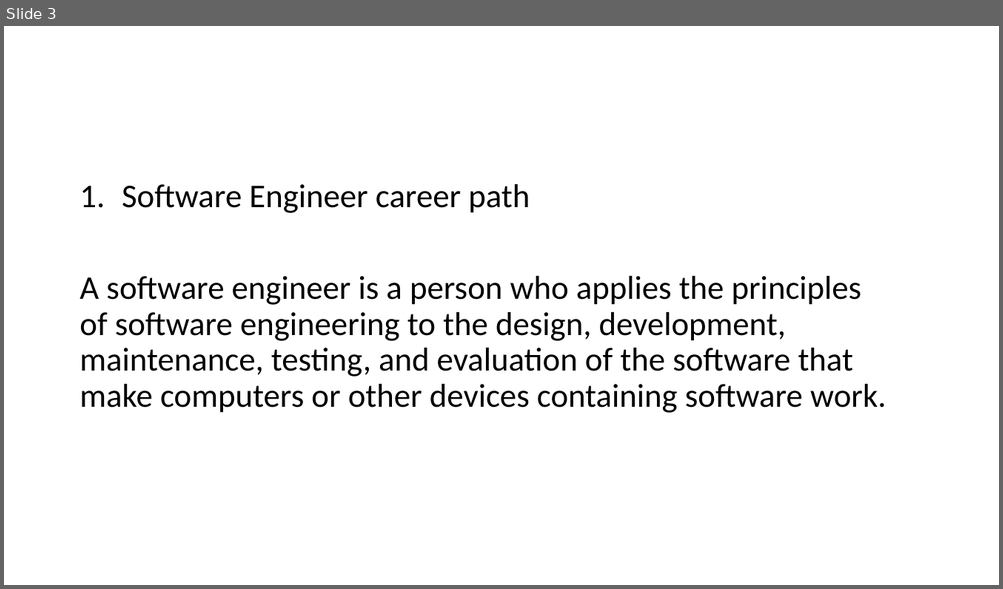
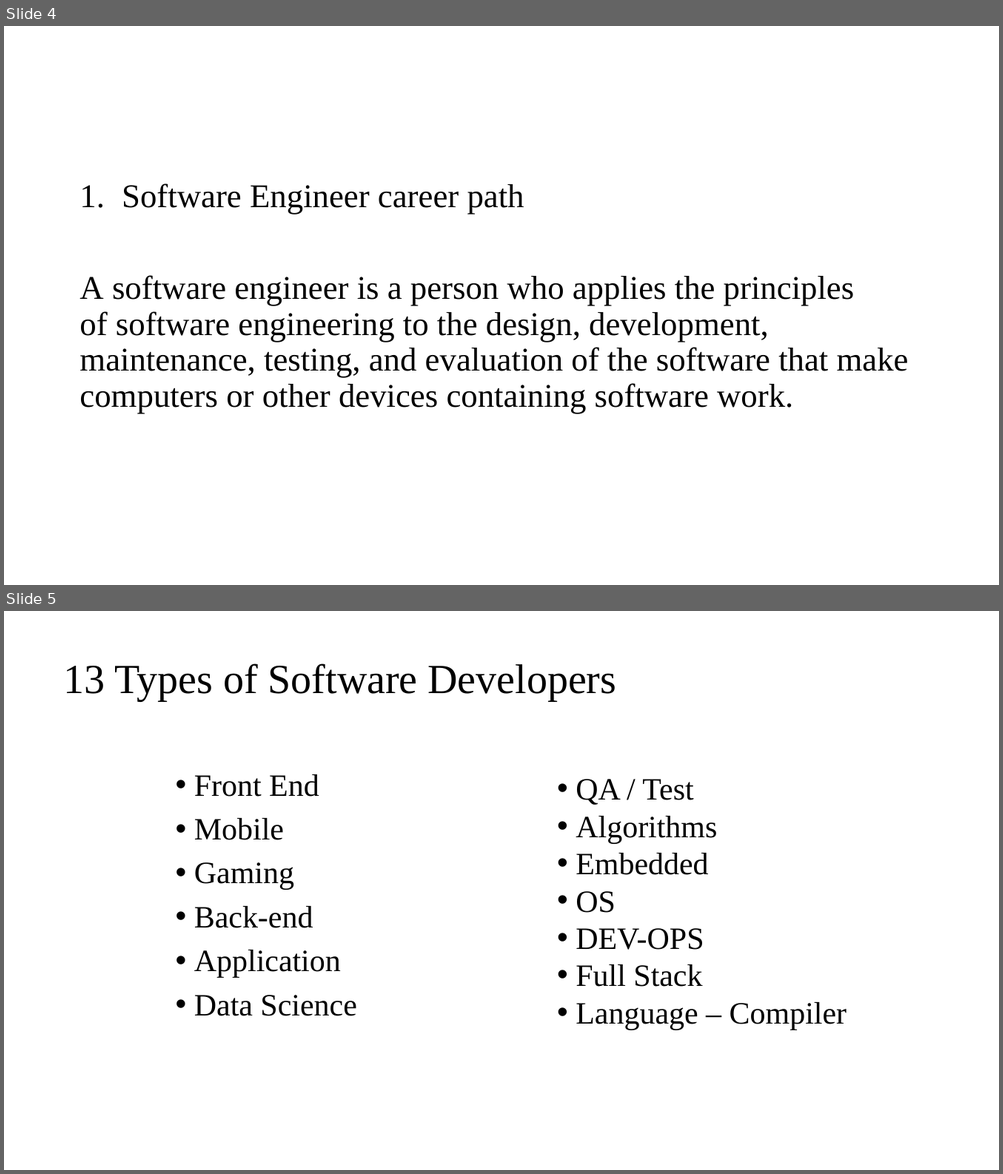
Before and after one commit to ngohungphuc/Presentation, a slide deck: SE.pptx. Shown one above the other, each under a label of ours: slide 3 before the commit, slides 4 and 5 after it. The pictures are 1003x589 and 1003x1174 pixels, drawn with LibreOffice and Linux fonts; fonts in the diff are those of the drawing. Boxes give left, top, right and bottom in pixels: in the first picture for what was removed or moved away, otherwise in the second. Text is boxed around its words. In the diff, an @@ line names an element or a change of style, - is before the commit and + after.

```diff
--- a/SE.pptx
+++ b/SE.pptx
@@ slide 5 added at (x1=4, y1=611, x2=999, y2=1170), background #FFFFFF @@
@@ title added at (x1=63, y1=664, x2=617, y2=701), 40 pt, text #000000 @@
+13 Types of Software Developers
@@ text added at (x1=194, y1=775, x2=356, y2=1017), 30 pt, text #000000 @@
+• Front End
+• Mobile
+• Gaming
+• Back-end
+• Application
+• Data Science
@@ text added at (x1=575, y1=779, x2=846, y2=1030), 30 pt, text #000000 @@
+• QA / Test
+• Algorithms
+• Embedded
+• OS
+• DEV-OPS
+• Full Stack
+• Language – Compiler
@@ what was slide 3 is now slide 4 @@
@@ slide 4 changed as well @@
@@ text "Software Engineer career path" at (x1=79, y1=184, x2=908, y2=414): font Calibri to Times New Roman @@
```
Also in this commit, not shown: 5 other slides changed, 5 other slides added.
